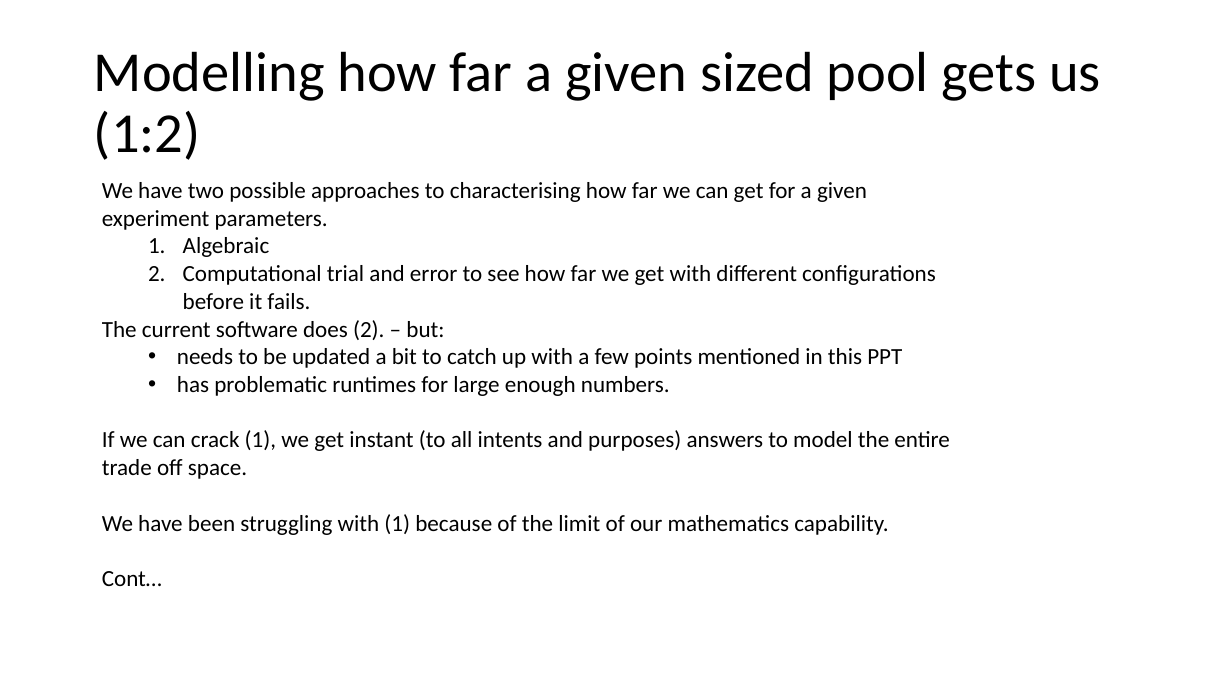
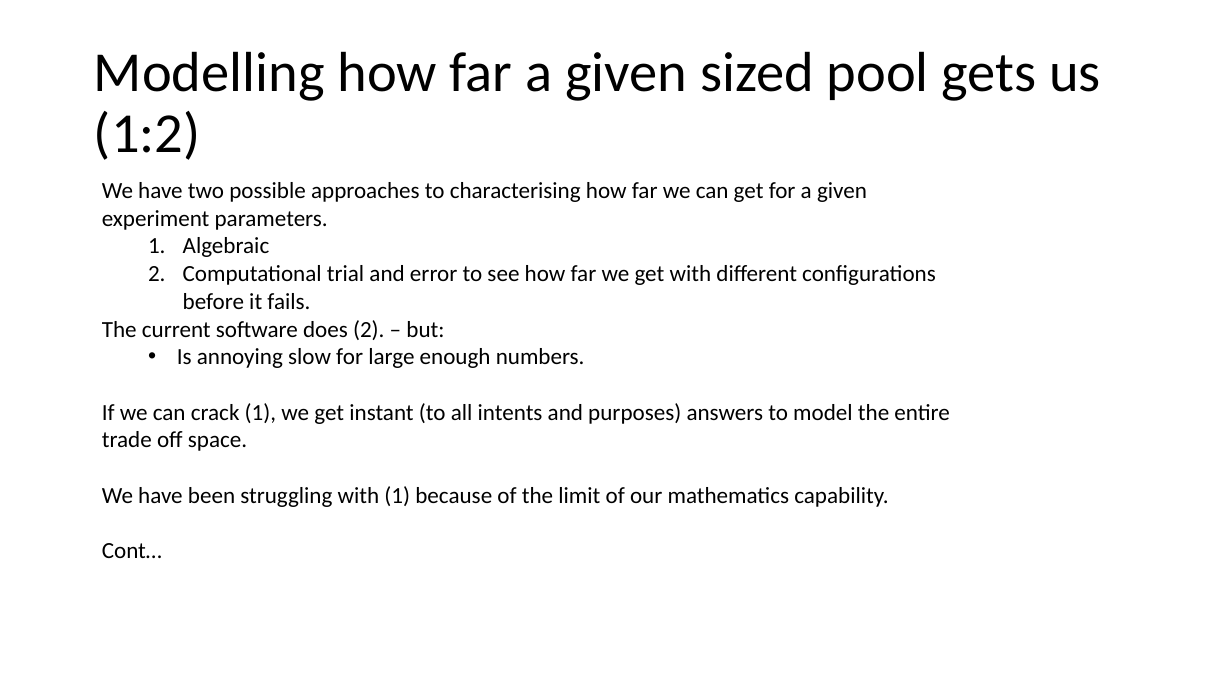
Before and after one commit to pete-dnae/assay-alloc, a slide deck: slide 10 of docs/aaa-explainer.pptx. Drawn at 1232x693 pixels with LibreOffice and Linux fonts; fonts in the diff are those of the drawing. Boxes give left, top, right and bottom in pixels: in the first picture for what was removed or moved away, otherwise in the second. Text is boxed around its words. In the diff, an @@ line names an element or a change of style, - is before the commit and + after.

```diff
--- a/docs/aaa-explainer.pptx
+++ b/docs/aaa-explainer.pptx
@@ text at box(177, 348, 585, 368): text changed @@
-  • needs to be updated a bit to catch up with a few points mentioned in this PPT
-  • has problematic runtimes for large enough numbers.
+  • Is annoying slow for large enough numbers.
```
Also in this commit, not shown: 3 other slides changed, 1 slide added, 2 other files.
